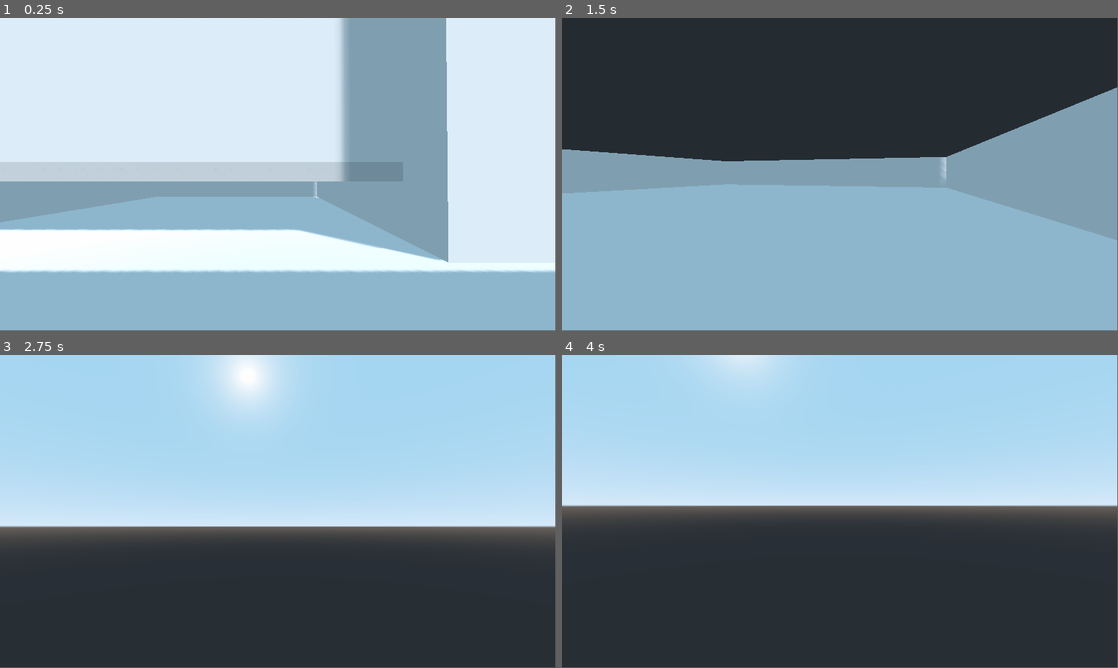
Above: before the commit, frames 1-4 (two rows, left to right).
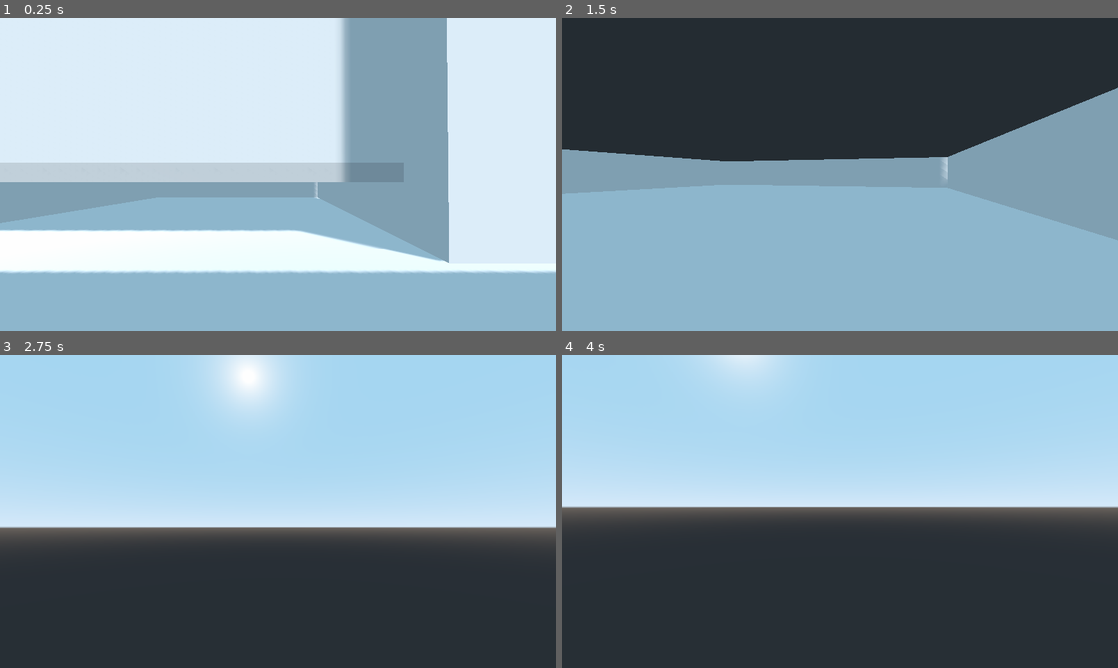
Above: after the commit, the same moments.

Repository: Woflje/DZC20
Game: Godot game, scene res://scenes/Main.tscn
The game is run twice, just before and just after one commit, with the same random seed, the same clock (stepped at 60 frames per second) and the same inputs.
Inputs (mouse positions are in pixels of both pictures, inside the frame that each line leads up to):
- Up to frame 1 (0.25 s): no input
- Up to frame 2 (1.5 s): move the mouse to (867, 171) at 0.52 s; hold W (move_forward) from 0.53 s (still down); tap Space (jump) at 0.77 s; move the mouse to (812, 174) at 1.27 s
- Up to frame 3 (2.75 s): keep holding W (move_forward); tap Space (jump) at 1.52 s; move the mouse to (289, 505) at 2.02 s
- Up to frame 4 (4 s): keep holding W (move_forward); tap Enter at 2.75 s; move the mouse to (834, 514) at 2.77 s; tap Space (jump) at 3.02, 3.5, 3.77 s; move the mouse to (878, 514) at 3.52 s
In our replay, the window is 799x449 before the commit and 800x450 after it. These sizes can differ from the game's own. Grey fills any space a smaller window leaves; there, only what the larger window draws over its background counts as a difference.

The runs differ from the first frame. In frame 1, 1.1% of the frame differs, in the area x 0-100%, y 0-82%; in frame 2, 0.3%; in frame 3, 0.7%; in frame 4, 0.8%.

Commit message:
Code cleaning

Diff:
--- a/project.godot
+++ b/project.godot
@@ -20,6 +20,8 @@
 window/size/height=1080
 window/size/borderless=true
 window/size/fullscreen=true
+window/stretch/mode="viewport"
+window/stretch/aspect="keep"
 
 [global]
 
--- a/scenes/Main.tscn
+++ b/scenes/Main.tscn
@@ -2,7 +2,7 @@
 
 [ext_resource path="res://scenes/Player.tscn" type="PackedScene" id=1]
 [ext_resource path="res://scenes/Flux_test.tscn" type="PackedScene" id=2]
-[ext_resource path="res://scripts/utility/close_game.gd" type="Script" id=3]
+[ext_resource path="res://scripts/UI/close_game.gd" type="Script" id=3]
 
 [node name="Main" type="Node"]
 script = ExtResource( 3 )
--- a/scenes/drag_drop.tscn
+++ b/scenes/drag_drop.tscn
@@ -1,11 +1,8 @@
-[gd_scene load_steps=9 format=2]
+[gd_scene load_steps=5 format=2]
 
-[ext_resource path="res://What-Do-Electrical-Wire-Colors-Mean.jpg" type="Texture" id=1]
 [ext_resource path="res://scripts/MiniGame/CircuitData.gd" type="Script" id=2]
-[ext_resource path="res://scripts/MiniGame/InventorySlots.gd" type="Script" id=3]
-[ext_resource path="res://scripts/MiniGame/InventoryData.gd" type="Script" id=4]
 [ext_resource path="res://scenes/PlaceHolder.gd" type="Script" id=5]
-[ext_resource path="res://scripts/utility/close_game.gd" type="Script" id=6]
+[ext_resource path="res://scripts/UI/close_game.gd" type="Script" id=6]
 
 [sub_resource type="StyleBoxFlat" id=1]
 bg_color = Color( 0.12549, 0.0980392, 0.0980392, 1 )
@@ -14,10 +11,7 @@
 corner_radius_bottom_right = 20
 corner_radius_bottom_left = 20
 
-[sub_resource type="Theme" id=2]
-
 [node name="DragDrop" type="Node2D"]
-position = Vector2( 296, -3 )
 script = ExtResource( 6 )
 
 [node name="Control" type="Control" parent="."]
@@ -25,59 +19,52 @@
 anchor_bottom = 1.0
 
 [node name="Circuit" type="Control" parent="Control"]
-margin_left = 302.0
-margin_top = 10.0
-margin_right = 733.0
-margin_bottom = 50.0
-rect_rotation = 0.160397
-rect_pivot_offset = Vector2( -1060, 184 )
+margin_left = 840.0
+margin_right = 840.0
 script = ExtResource( 2 )
+pannel_name = "Circuit"
+grid_size = 5
+canvas_area = 1000
+outer_margin = 40
+inner_margin = 5
 
 [node name="ColorRect" type="ColorRect" parent="Control/Circuit"]
-margin_left = 444.0
-margin_top = -7.00003
-margin_right = 1044.0
-margin_bottom = 737.0
-rect_rotation = 90.1797
+margin_right = 1080.0
+margin_bottom = 1080.0
 color = Color( 0, 0.282353, 0.0156863, 1 )
 
 [node name="Panel" type="Panel" parent="Control/Circuit"]
-margin_left = 407.0
-margin_top = 25.0
-margin_right = 952.0
-margin_bottom = 707.0
-rect_rotation = 89.9189
+margin_left = 20.0
+margin_top = 20.0
+margin_right = 1060.0
+margin_bottom = 1060.0
 custom_styles/panel = SubResource( 1 )
 
-[node name="Slots" type="HBoxContainer" parent="Control/Circuit/Panel"]
-margin_left = -20.0
-margin_top = 400.0
-margin_right = 572.0
-margin_bottom = 684.0
-
 [node name="Inventory" type="Control" parent="Control"]
-margin_left = -292.0
-margin_right = -229.0
-margin_bottom = 40.0
-script = ExtResource( 4 )
+script = ExtResource( 2 )
+pannel_name = "Inventory"
+grid_size = 3
+canvas_area = 700
+outer_margin = 40
+inner_margin = 5
 
 [node name="ColorRect" type="ColorRect" parent="Control/Inventory"]
-margin_right = 292.0
-margin_bottom = 600.0
+margin_right = 840.0
+margin_bottom = 1080.0
 color = Color( 0.160784, 0.121569, 0.615686, 1 )
 
 [node name="Panel" type="Panel" parent="Control/Inventory"]
-margin_left = 33.0
-margin_top = 32.0
-margin_right = 267.0
-margin_bottom = 567.0
+margin_left = 30.0
+margin_top = 19.0
+margin_right = 819.0
+margin_bottom = 750.0
 custom_styles/panel = SubResource( 1 )
 
 [node name="PlaceHolder" type="Button" parent="Control/Inventory"]
-margin_left = 60.0
-margin_top = 474.0
-margin_right = 237.0
-margin_bottom = 553.0
+margin_left = 29.0
+margin_top = 970.0
+margin_right = 206.0
+margin_bottom = 1049.0
 custom_colors/font_color = Color( 1, 0.74902, 0, 1 )
 custom_colors/font_color_hover = Color( 0, 1, 0.0392157, 1 )
 custom_colors/font_color_pressed = Color( 1, 0, 0, 1 )
@@ -85,27 +72,9 @@
 script = ExtResource( 5 )
 
 [node name="Toolbox" type="HBoxContainer" parent="Control/Inventory"]
-margin_left = -2.0
-margin_top = 1.0
-margin_right = 288.0
-margin_bottom = 598.0
-
-[node name="Wire" type="TextureRect" parent="Control/Inventory/Toolbox"]
-margin_bottom = 597.0
-stretch_mode = 1
-script = ExtResource( 3 )
-
-[node name="Item" type="TextureRect" parent="Control/Inventory/Toolbox/Wire"]
-anchor_left = 0.181
-anchor_top = 0.094
-anchor_right = 0.642
-anchor_bottom = 0.5
-margin_left = 55.0
-margin_top = -8.118
-margin_right = 132.0
-margin_bottom = -162.5
-theme = SubResource( 2 )
-texture = ExtResource( 1 )
-expand = true
+margin_left = -446.0
+margin_top = 40.0
+margin_right = -156.0
+margin_bottom = 637.0
 
 [connection signal="pressed" from="Control/Inventory/PlaceHolder" to="Control/Inventory/PlaceHolder" method="_on_PlaceHolder_pressed"]
--- a/scenes/item_slot.tscn
+++ b/scenes/item_slot.tscn
@@ -4,13 +4,8 @@
 [ext_resource path="res://scripts/MiniGame/CircuitSlots.gd" type="Script" id=2]
 
 [node name="Slot" type="TextureRect"]
-margin_bottom = 284.0
-script = ExtResource( 2 )
-
-[node name="Icon" type="TextureRect" parent="."]
-margin_left = 45.3815
-margin_top = 161.94
-margin_right = 147.382
-margin_bottom = 250.94
+margin_right = 1.0
+margin_bottom = 1.0
 texture = ExtResource( 1 )
 expand = true
+script = ExtResource( 2 )
--- a/scripts/MiniGame/CircuitData.gd
+++ b/scripts/MiniGame/CircuitData.gd
@@ -1,25 +1,49 @@
 extends Control
 
+export(String, "Inventory", "Circuit", "Validation") var pannel_name
+export(int) var grid_size
+export(int) var canvas_area
+export(int) var outer_margin
+export(int) var inner_margin
 
-export var grid_size:int = 4
-var component_data=[]
-var template_scene = preload("res://scenes/item_slot.tscn")
+onready var component_data=[]
+onready var template_scene = preload("res://scenes/item_slot.tscn")
+onready var block_size = canvas_area/grid_size
 
 
 func _ready():
-	#Create a empty array Filled with new scenes
-	print(template_scene)
 	component_data.resize(grid_size)
 	component_data.fill([])
-	var iteration_x = 0
-	var iteration_y = 0
+	var iteration_x: int = 0
+	var iteration_y: int = 0
+
 	for row in component_data:
 		row.resize(grid_size)
 		row.fill(null)
 		for item in row:
-			item=template_scene.instance()
-			add_child_below_node(get_node("Panel/Slots"), item)
-			item.rect_position = Vector2(110*iteration_x-250, 110*iteration_y-100)
+			item=template_scene.instance() # Create a copy of the slot node
+			add_child_below_node(get_node("./"), item) # built in function
+			update_block_visuals(item, iteration_x, iteration_y)
+			update_block_information(item, pannel_name, iteration_x, iteration_y)
 			iteration_y = iteration_y + 1
 		iteration_x = iteration_x + 1
 		iteration_y = 0
+
+func update_block_visuals(node: Node, x:int, y:int):
+	# Manange the placing of each of the blocks
+	var top_left_x = outer_margin+block_size*x+inner_margin
+	var top_left_y = outer_margin+block_size*y+inner_margin
+	node.rect_position = Vector2(top_left_x, top_left_y)
+	node.rect_size = Vector2(block_size-2*inner_margin, block_size-2*inner_margin)
+
+func update_block_information(node: Node, pannel_name:String, x:int, y:int):
+	# Put down the correct information in each node
+	node.pannel_name = pannel_name
+	if pannel_name =="Inventory" :
+		node.infinate_sink = true
+		if y == 1:
+			node._update_texture("res://icon.png")
+			node.item_pointer = "Icon"
+		else:
+			node.item_pointer = "Wire"
+			node._update_texture("res://What-Do-Electrical-Wire-Colors-Mean.jpg")
--- a/scripts/MiniGame/CircuitSlots.gd
+++ b/scripts/MiniGame/CircuitSlots.gd
@@ -1,8 +1,13 @@
 extends TextureRect
-onready var blank_texture: Texture = get_children()[0].texture
+onready var blank_texture: Texture = texture
 
+# The data slots of each object
 var item_pointer = null #null is used for empty slot
-export var varialbe_item = true  # determens if item are allowed to be dropped in this slot by the player
+export(bool) var blocked_item: bool = false  # determens if items are allowed to be placed here
+export(bool) var infinate_sink: bool = false # Determeins if items draged out are coppied or moved.
+
+export(String) var pannel_name: String = ""
+
 
 # Called when the node enters the scene tree for the first time.
 func _ready():
@@ -11,31 +16,35 @@
 
 func _Clear_tile():
 	var item_pointer = null
-	get_children()[0].texture = blank_texture
+	texture = blank_texture
 
 func _update_texture(new_texture):
-	get_children()[0].texture = new_texture
+	# Change the current texture but accpets both strings and texutures as inputs
+	if typeof(new_texture) == TYPE_STRING:
+		texture = load(new_texture)
+	else:
+			texture = new_texture
 
 func _get_texture():
-	return get_children()[0].texture
+	return texture
 
 
 func get_drag_data(_pos):
-	# Retrieve information about the slot we are dragging
+	# Retrieve information about the slot we are dragging from
 	# Activated when the draggin starts
 	if item_pointer != null:
 
 		# the dict data is the information passed to the node when we drag it on to them
 		var data = {}
 		data["origin_node"] = self
-		data["origin_panel"] = "CircuitSheet"
-		data["origin_item"] = item_pointer
-		data["origin_texture"] = get_children()[0].texture
+		data["origin_panel"] = self.pannel_name
+		data["origin_item"] = self.item_pointer
+		data["origin_texture"] = texture
 
 		# Information for the sprite when dragging
 		var drag_texture = TextureRect.new()
 		drag_texture.expand = true
-		drag_texture.texture = get_children()[0].texture
+		drag_texture.texture = texture
 		drag_texture.rect_size = Vector2(100, 100)
 
 		# ???
@@ -49,8 +58,8 @@
 
 func can_drop_data(_pos, data):
 	# Check if we can drop an item in this slot
-	# if variable_item is set to false than no items can be droped here
-	return varialbe_item
+	# You man only drop items here if it is not a blocked slot
+	return not blocked_item
 
 
 func drop_data(_pos, data):
@@ -58,9 +67,13 @@
 	# If its part of the Cicruit sheet, Write info to previous slot
 	# Else only overwrite new cell with intem information
 
-	if data["origin_panel"] == "CircuitSheet":
+	if data["origin_node"].infinate_sink == false:
 		data["origin_node"]._update_texture(self._get_texture())
 		data["origin_node"].item_pointer = item_pointer
+		if self.infinate_sink == true:
+			data["origin_node"]._Clear_tile()
 
-	item_pointer = data["origin_item"]
-	self._update_texture(data["origin_texture"])
+
+	if self.infinate_sink == false:
+		item_pointer = data["origin_item"]
+		self._update_texture(data["origin_texture"])
--- a/scripts/utility/close_game.gd
+++ b/scripts/UI/close_game.gd
@@ -14,6 +14,7 @@
 	if Input.is_action_pressed("ui_cancel"):
 		get_tree().quit() # quit the game with a single key press
 
+
 # Called every frame. 'delta' is the elapsed time since the previous frame.
 #func _process(delta):
 #	pass
--- /dev/null
+++ b/scripts/UI/resize_mine_game.gd
@@ -0,0 +1,7 @@
+extends Node
+
+
+# Called when the node enters the scene tree for the first time.
+func _ready():
+	pass # Replace with function body.
+	po
